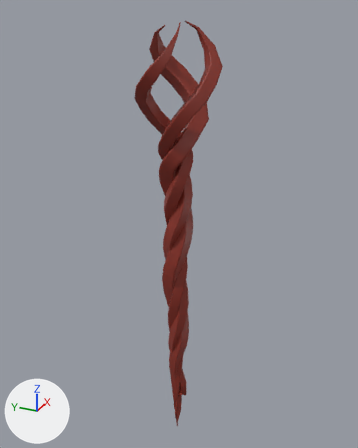
Before and after pictures for a commit that changed the Blender file Assets/AllPrefabs/Bannstab.blend.
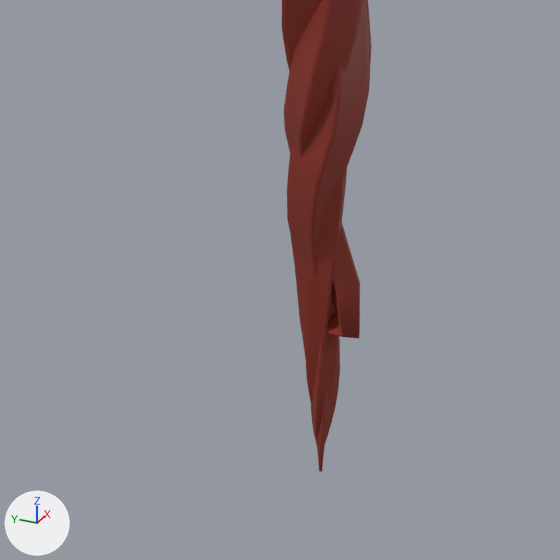
The first picture shows the older version from a camera (50 mm lens) standing at (-6.56, -3.0, 6.31) and looking at (0.27, 0.07, 2.89). The close-ups show both versions on the part from 28% to 65% of the width and 70% to 100% of the height of that picture. Lighting does not change. The marker at lower left points along +X, +Y and +Z.

The older version as bpy lines, for what is in view:
```python
ob_spiral_001 = bpy.data.objects.new('Spiral.001', cu_spiral_001)
ob_spiral_001.location = (0.0, 0.0, 0.0)
ob_spiral_001.rotation_euler = (0.0, 0.0, 4.539)  # degrees (0, 0, 260)
ob_spiral_001.scale = (0.278, 0.278, 0.278)
ob_spiral_002 = bpy.data.objects.new('Spiral.002', cu_spiral_002)
ob_spiral_002.location = (0.0, 0.0, 0.0)
ob_spiral_002.rotation_euler = (0.0, 0.0, 2.284)  # degrees (0, 0, 131)
ob_spiral_002.scale = (0.278, 0.278, 0.278)
ob_spiral_003 = bpy.data.objects.new('Spiral.003', cu_spiral_003)
ob_spiral_003.location = (0.0, 0.0, 0.0)
ob_spiral_003.rotation_euler = (0.0, 0.0, 0.409)  # degrees (0, 0, 23)
ob_spiral_003.scale = (0.278, 0.278, 0.278)
```
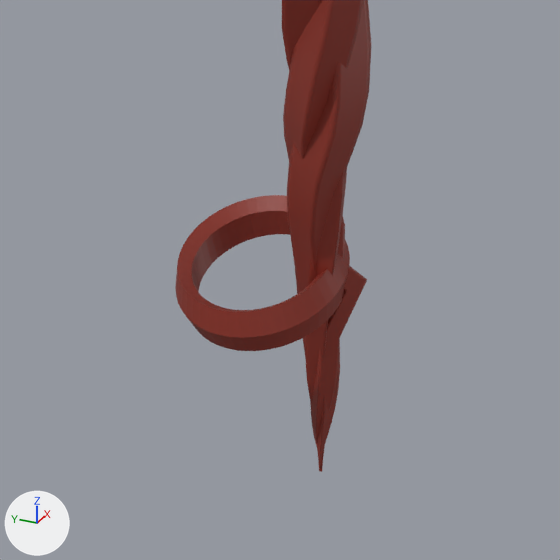
Changed parts and their boxes (x1, y1, x2, y2) in the close-ups (560 x 560 px):
'Torus.002', added (red)
    after: (175, 195, 350, 351)
'Spiral.003', reshaped
    before: (284, 0, 363, 445)
    after: (283, 0, 367, 446)

What changed in the scene script:
```text
Add me_torus_002:
    me_torus_002.from_pydata(...)  # 240 vertices, 240 faces; spans x -1.14..1.14, y -1.14..1.14, z -0.13..0.13
    me_torus_002.materials.append(mat_material)  # red #8b3124
Change cu_spiral_003:
    where _sp = cu_spiral_003.splines.new('POLY'); _sp.points.add(49)
    remove _sp.points.foreach_set('co', [0.0988, -0.0392, -4.908, 0.0, 0.102, -0.0282, -4.637, 0.0, 0.101, -0.00821, -4.364, 0.0, 0.0819, 0.00811, -4.088, 0.0, 0.0562, 0.00394, -3.808, 0.0, 0.035, -0.0134, -3.508, 0.0, 0.023, -0.0406, -3.162, 0.0, 0.0252, -0.0734, -2.749, 0.0, 0.0447, -0.105, -2.252, 0.0, 0.0818, -0.126, -1.664, 0.0, -0.021, -0.477, -1.666, 0.0, 0.0516, -0.395, -0.807, 0.0, 0.212, -0.0426, 0.428, 0.0, 0.211, 0.0316, 1.077, 0.0, 0.166, 0.103, 1.615, 0.0, 0.0816, 0.146, 2.043, 0.0, -0.0234, 0.137, 2.441, 0.0, -0.116, 0.0694, 2.945, 0.0, -0.162, -0.0449, 3.628, 0.0, -0.139, -0.172, 4.251, 0.0, -0.0517, -0.275, 4.871, 0.0, 0.081, -0.322, 5.498, 0.0, 0.225, -0.295, 6.13, 0.0, 0.341, -0.196, 6.762, 0.0, 0.394, -0.0453, 7.395, 0.0, 0.362, 0.117, 8.025, 0.0, 0.249, 0.247, 8.649, 0.0, 0.0806, 0.305, 9.262, 0.0, -0.101, 0.268, 9.862, 0.0, -0.244, 0.142, 10.45, 0.0, -0.306, -0.0455, 11.01, 0.0, -0.265, -0.245, 11.55, 0.0, -0.125, -0.402, 12.09, 0.0, 0.0806, -0.47, 12.63, 0.0, 0.299, -0.424, 13.17, 0.0, 0.471, -0.271, 13.71, 0.0, 0.544, -0.0434, 14.21, 0.0, 0.499, 0.208, 14.6, 0.0, 0.331, 0.425, 14.94, 0.0, 0.0413, 0.538, 15.3, 0.0, -0.339, 0.499, 15.75, 0.0, -0.749, 0.268, 16.26, 0.0, -1.165, -0.0958, 16.89, 0.0, -1.281, -0.601, 17.55, 0.0, -1.144, -1.183, 18.15, 0.0, -0.7, -1.596, 18.77, 0.0, 0.00178, -1.915, 19.46, 0.0, 0.572, -1.694, 20.36, 0.0, 0.77, -1.081, 21.28, 0.0, 0.532, -0.469, 21.61, 0.0])
    add _sp.points.foreach_set('co', [0.0988, -0.0392, -4.912, 0.0, 0.102, -0.0282, -4.653, 0.0, 0.101, -0.00821, -4.399, 0.0, 0.0819, 0.00811, -4.148, 0.0, 0.0562, 0.00394, -3.897, 0.0, 0.035, -0.0134, -3.634, 0.0, 0.023, -0.0406, -3.334, 0.0, 0.0252, -0.0734, -2.977, 0.0, 0.0479, -0.0981, -2.545, 0.0, 0.107, -0.11, -1.923, 0.0, 0.194, -0.539, -0.928, 0.0, 0.283, -0.18, -0.717, 0.0, 0.263, -0.122, 0.168, 0.0, 0.211, 0.0319, 0.844, 0.0, 0.166, 0.103, 1.453, 0.0, 0.0816, 0.146, 1.937, 0.0, -0.0234, 0.137, 2.38, 0.0, -0.116, 0.0694, 2.926, 0.0, -0.162, -0.0449, 3.628, 0.0, -0.139, -0.172, 4.251, 0.0, -0.0517, -0.275, 4.871, 0.0, 0.081, -0.322, 5.498, 0.0, 0.225, -0.295, 6.13, 0.0, 0.341, -0.196, 6.762, 0.0, 0.394, -0.0453, 7.395, 0.0, 0.362, 0.117, 8.025, 0.0, 0.249, 0.247, 8.649, 0.0, 0.0806, 0.305, 9.262, 0.0, -0.101, 0.268, 9.862, 0.0, -0.244, 0.142, 10.45, 0.0, -0.306, -0.0455, 11.01, 0.0, -0.265, -0.245, 11.55, 0.0, -0.125, -0.402, 12.09, 0.0, 0.0806, -0.47, 12.63, 0.0, 0.299, -0.424, 13.17, 0.0, 0.471, -0.271, 13.71, 0.0, 0.544, -0.0434, 14.21, 0.0, 0.499, 0.208, 14.6, 0.0, 0.331, 0.425, 14.94, 0.0, 0.0413, 0.538, 15.3, 0.0, -0.339, 0.499, 15.75, 0.0, -0.749, 0.268, 16.26, 0.0, -1.165, -0.0958, 16.89, 0.0, -1.281, -0.601, 17.55, 0.0, -1.144, -1.183, 18.15, 0.0, -0.7, -1.596, 18.77, 0.0, 0.00178, -1.915, 19.46, 0.0, 0.572, -1.694, 20.36, 0.0, 0.77, -1.081, 21.28, 0.0, 0.532, -0.469, 21.61, 0.0])
Add ob_torus_002:
    ob_torus_002 = bpy.data.objects.new('Torus.002', me_torus_002)
    ob_torus_002.location = (0.0, 0.273, -0.254)
    ob_torus_002.rotation_euler = (-0.191, 0.0, 0.47)  # degrees (-11, 0, 27)
    ob_torus_002.scale = (0.349, 0.349, 0.853)
```
